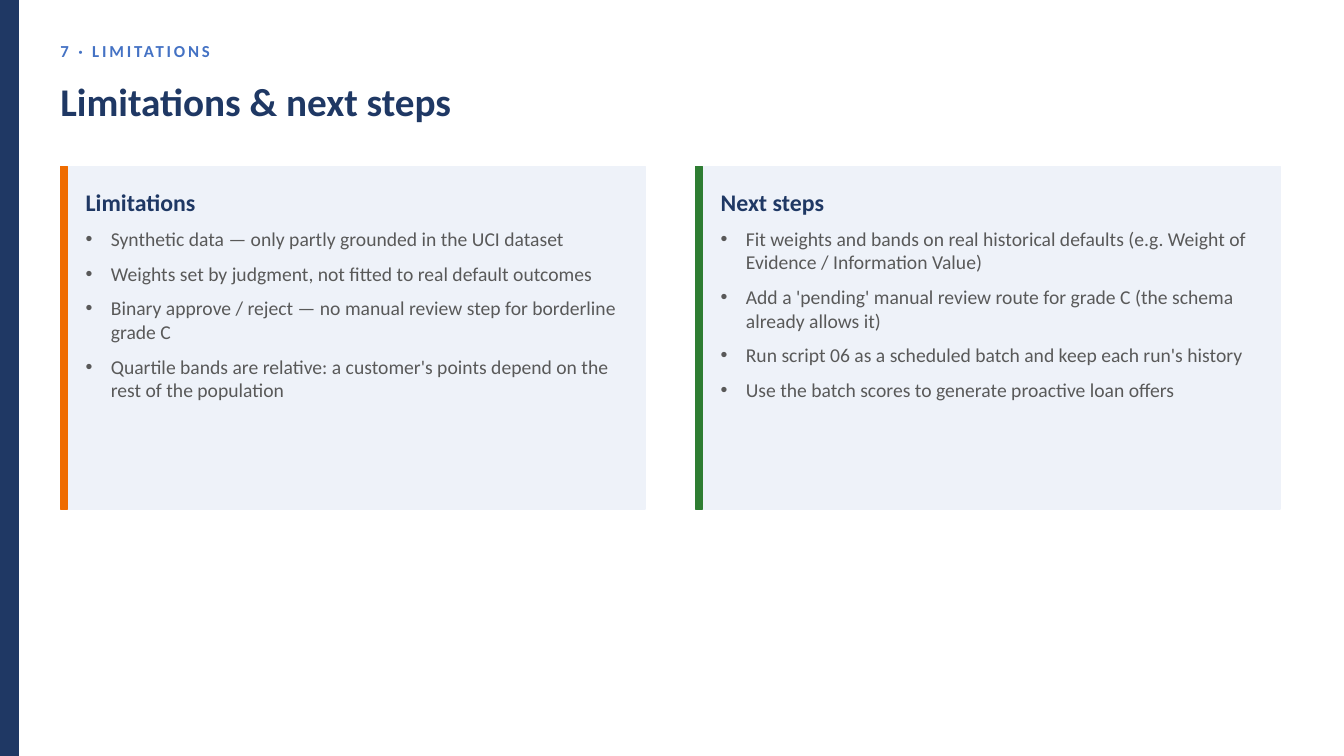
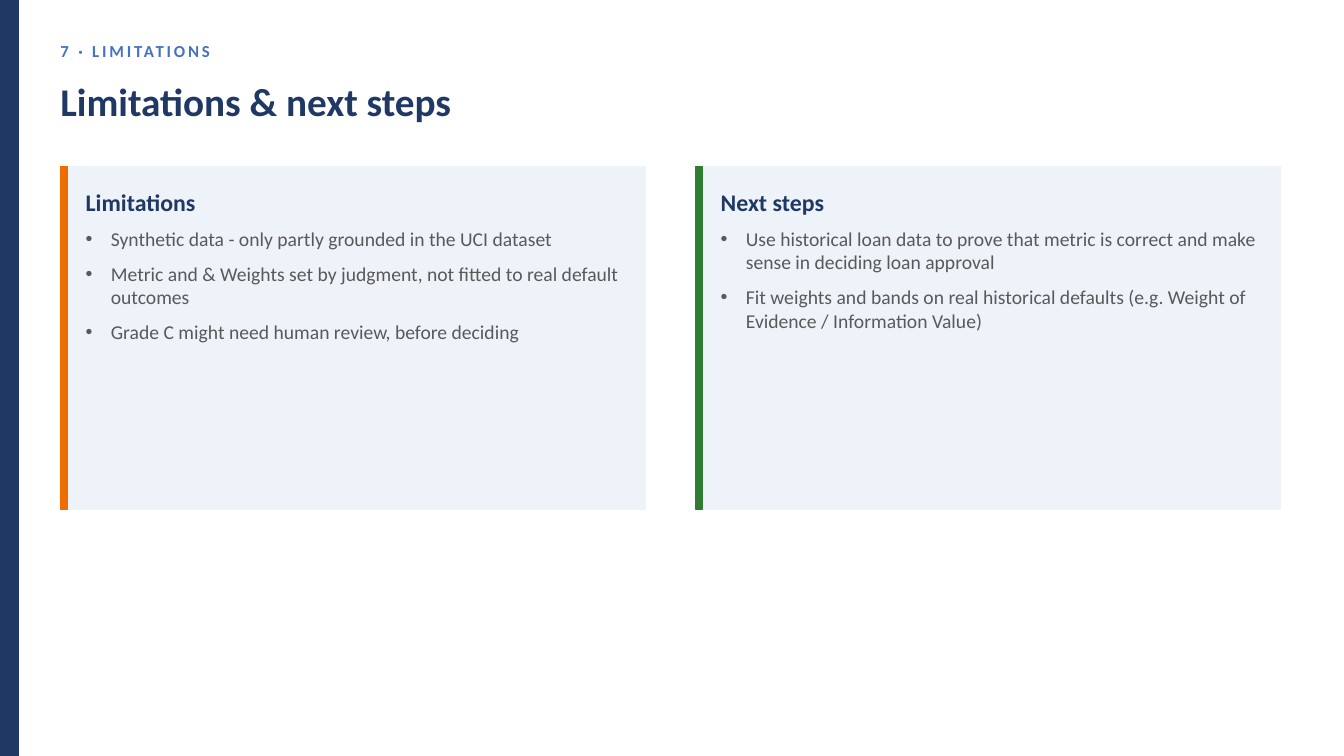
Before and after one commit to huotrithy/da-assignment-risk-scoring, a slide deck: slide 24 of docs/Stage2_Presentation_v2.pptx. Drawn at 1344x756 pixels with LibreOffice and Linux fonts; fonts in the diff are those of the drawing. Boxes give left, top, right and bottom in pixels: in the first picture for what was removed or moved away, otherwise in the second. Text is boxed around its words. In the diff, an @@ line names an element or a change of style, - is before the commit and + after.

```diff
--- a/docs/Stage2_Presentation_v2.pptx
+++ b/docs/Stage2_Presentation_v2.pptx
@@ text at (111, 232, 618, 343): text changed @@
-• Synthetic data — only partly grounded in the UCI dataset
-• Weights set by judgment, not fitted to real default outcomes
-• Binary approve / reject — no manual review step for borderline grade C
-• Quartile bands are relative: a customer's points depend on the rest of the population
+• Synthetic data - only partly grounded in the UCI dataset
+• Metric and & Weights set by judgment, not fitted to real default outcomes
+• Grade C might need human review, before deciding
@@ text at (746, 232, 1255, 273): paragraph added @@
+• Use historical loan data to prove that metric is correct and make sense in deciding loan approval
@@ text at (746, 290, 1242, 401): paragraphs removed @@
-• Add a 'pending' manual review route for grade C (the schema already allows it)
-• Run script 06 as a scheduled batch and keep each run's history
-• Use the batch scores to generate proactive loan offers
```
Also in this commit, not shown: 6 other slides changed.
